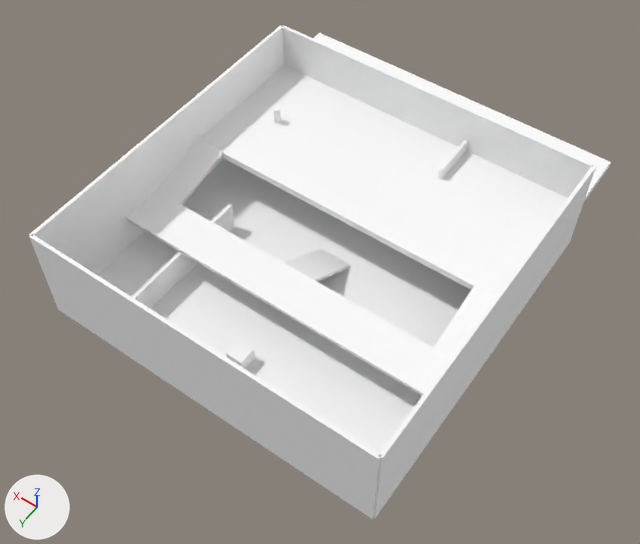
One commit to the glTF model secondArena.gltf: the scene before it, then after it.
Rendered twice from a camera (50 mm lens) standing at (-86.8, 122.1, 192.4) and looking at (-2.0, 3.4, 5.8). The axes (+X, +Y, +Z) are drawn at lower left. The lights are the same throughout. Where no turn or scale is listed for an object, it has been applied to the vertices.

The older version as bpy lines, for what is in view:
```python
ob_box = bpy.data.objects.new('Box', me_mesh_0)
ob_box.location = (0.0, 0.0, 0.0)
ob_box_001 = bpy.data.objects.new('Box.001', me_mesh_1)
ob_box_001.location = (0.0, 50.0, 15.0)
ob_box_002 = bpy.data.objects.new('Box.002', me_mesh_2)
ob_box_002.location = (0.0, -50.0, 15.0)
ob_box_003 = bpy.data.objects.new('Box.003', me_mesh_3)
ob_box_003.location = (50.0, 0.0, 15.0)
ob_box_004 = bpy.data.objects.new('Box.004', me_mesh_4)
ob_box_004.location = (-50.0, 0.0, 15.0)
ob_box_005 = bpy.data.objects.new('Box.005', me_mesh_5)
ob_box_005.location = (0.0, 1.8, 5.7)
ob_box_006 = bpy.data.objects.new('Box.006', me_mesh_6)
ob_box_006.location = (0.0, 16.1, 10.9)
ob_box_007 = bpy.data.objects.new('Box.007', me_mesh_7)
ob_box_007.location = (-45.4, 0.3, 13.5)
ob_box_013 = bpy.data.objects.new('Box.013', me_mesh_14)
ob_box_013.location = (30.3, 25.4, 4.6)
# also in view: 'Box.008' at (45.5, 0.5, 13.2); 'Box.009' at (0.0, -38.9, 15.0)
```
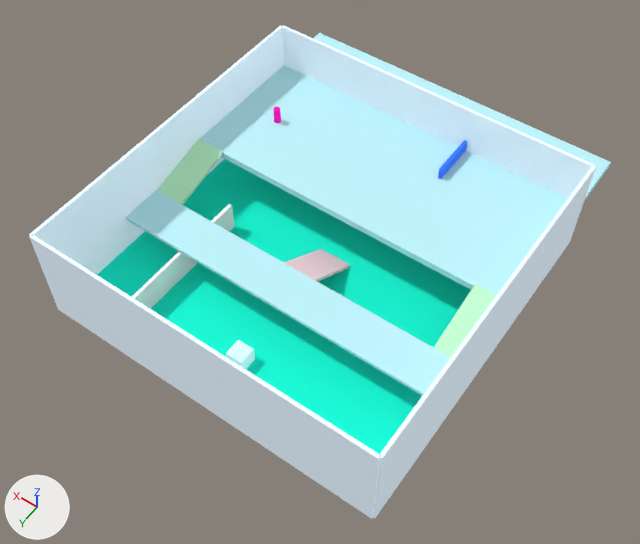
Commit message: updated second arena

Location of each change, (x1, y1, x2, y2) in pixels of the pictures (640 x 544 px):
```json
{"object": "Box.009", "change": "recoloured", "before": [200, 33, 611, 295], "after": [200, 33, 611, 295], "on screen": "white to cyan"}
{"object": "Box", "change": "recoloured", "before": [97, 159, 471, 454], "after": [97, 159, 471, 454], "on screen": "white to cyan"}
{"object": "Box.001", "change": "recoloured, surface changed", "before": [29, 234, 382, 519], "after": [29, 234, 382, 519]}
{"object": "Box.006", "change": "recoloured", "before": [125, 190, 451, 396], "after": [125, 190, 451, 396], "on screen": "white to cyan"}
{"object": "Box.003", "change": "recoloured, surface changed", "before": [29, 25, 284, 275], "after": [29, 25, 284, 275], "on screen": "white to cyan"}
{"object": "Box.002", "change": "recoloured, surface changed", "before": [282, 25, 595, 198], "after": [282, 25, 595, 198], "on screen": "white to blue"}
{"object": "Box.004", "change": "recoloured, surface changed", "before": [373, 166, 596, 518], "after": [373, 166, 596, 518]}
{"object": "Box.008", "change": "recoloured", "before": [157, 139, 223, 205], "after": [157, 139, 223, 205], "on screen": "white to green"}
{"object": "Box.007", "change": "recoloured", "before": [434, 284, 496, 357], "after": [434, 284, 496, 357], "on screen": "white to green"}
{"object": "Box.005", "change": "recoloured", "before": [284, 249, 350, 282], "after": [284, 249, 350, 282]}
{"object": "Box.010", "change": "recoloured, surface changed", "before": [226, 340, 255, 369], "after": [226, 340, 255, 369]}
{"object": "Box.012", "change": "recoloured, surface changed", "before": [438, 140, 468, 179], "after": [438, 140, 468, 179], "on screen": "white to blue"}
{"object": "Cylinder", "change": "recoloured, surface changed", "before": [273, 107, 281, 123], "after": [273, 107, 281, 123]}
```

Edits to the scene script, one JSON object a line:
```json
{"op": "set", "path": "mat_material_0.base_color", "old": "(1.0, 1.0, 1.0)", "new": "(0.0, 1.0, 0.718)", "note": "white #ffffff -> cyan #00ffdc"}
{"op": "set", "path": "mat_material_1.base_color", "old": "(1.0, 1.0, 1.0)", "new": "(0.839, 0.894, 1.0)", "note": "white #ffffff -> white #ecf3ff"}
{"op": "add", "block": "mat_material_1", "code": "mat_material_1.emission_color = (0.133, 0.188, 0.208)  # cyan #66787e"}
{"op": "add", "block": "mat_material_1", "code": "mat_material_1.emission_strength = 1.0"}
{"op": "set", "path": "mat_material_2.base_color", "old": "(1.0, 1.0, 1.0)", "new": "(0.839, 0.894, 1.0)", "note": "white #ffffff -> white #ecf3ff"}
{"op": "add", "block": "mat_material_2", "code": "mat_material_2.emission_color = (0.133, 0.188, 0.208)  # cyan #66787e"}
{"op": "add", "block": "mat_material_2", "code": "mat_material_2.emission_strength = 1.0"}
{"op": "set", "path": "mat_material_3.base_color", "old": "(1.0, 1.0, 1.0)", "new": "(0.839, 0.894, 1.0)", "note": "white #ffffff -> white #ecf3ff"}
{"op": "add", "block": "mat_material_3", "code": "mat_material_3.emission_color = (0.133, 0.188, 0.208)  # cyan #66787e"}
{"op": "add", "block": "mat_material_3", "code": "mat_material_3.emission_strength = 1.0"}
{"op": "set", "path": "mat_material_4.base_color", "old": "(1.0, 1.0, 1.0)", "new": "(0.839, 0.894, 1.0)", "note": "white #ffffff -> white #ecf3ff"}
{"op": "add", "block": "mat_material_4", "code": "mat_material_4.emission_color = (0.133, 0.188, 0.208)  # cyan #66787e"}
{"op": "add", "block": "mat_material_4", "code": "mat_material_4.emission_strength = 1.0"}
{"op": "set", "path": "mat_material_5.base_color", "old": "(1.0, 1.0, 1.0)", "new": "(1.0, 0.761, 0.808)", "note": "white #ffffff -> white #ffe2e8"}
{"op": "set", "path": "mat_material_6.base_color", "old": "(1.0, 1.0, 1.0)", "new": "(0.541, 0.929, 1.0)", "note": "white #ffffff -> cyan #c2f7ff"}
{"op": "set", "path": "mat_material_7.base_color", "old": "(1.0, 1.0, 1.0)", "new": "(0.561, 1.0, 0.635)", "note": "white #ffffff -> green #c5ffd1"}
{"op": "set", "path": "mat_material_8.base_color", "old": "(1.0, 1.0, 1.0)", "new": "(0.561, 1.0, 0.635)", "note": "white #ffffff -> green #c5ffd1"}
{"op": "set", "path": "mat_material_9.base_color", "old": "(1.0, 1.0, 1.0)", "new": "(0.541, 0.929, 1.0)", "note": "white #ffffff -> cyan #c2f7ff"}
{"op": "set", "path": "mat_material_10.base_color", "old": "(1.0, 1.0, 1.0)", "new": "(1.0, 0.0, 0.451)", "note": "white #ffffff -> pink #ff00b3"}
{"op": "add", "block": "mat_material_10", "code": "mat_material_10.emission_strength = 1.0"}
{"op": "set", "path": "mat_material_11.base_color", "old": "(1.0, 1.0, 1.0)", "new": "(0.588, 0.82, 0.851)", "note": "white #ffffff -> white #caeaee"}
{"op": "add", "block": "mat_material_11", "code": "mat_material_11.emission_strength = 1.0"}
{"op": "set", "path": "mat_material_13.base_color", "old": "(1.0, 1.0, 1.0)", "new": "(0.0, 0.216, 1.0)", "note": "white #ffffff -> blue #0080ff"}
{"op": "add", "block": "mat_material_13", "code": "mat_material_13.emission_strength = 1.0"}
```
